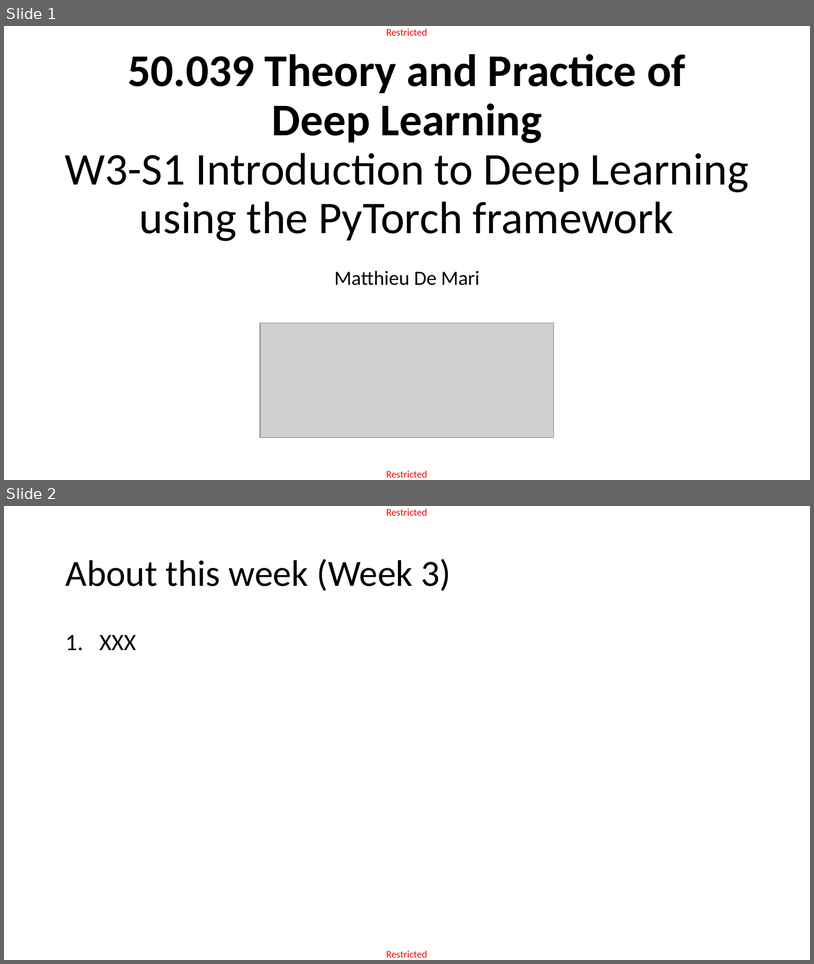
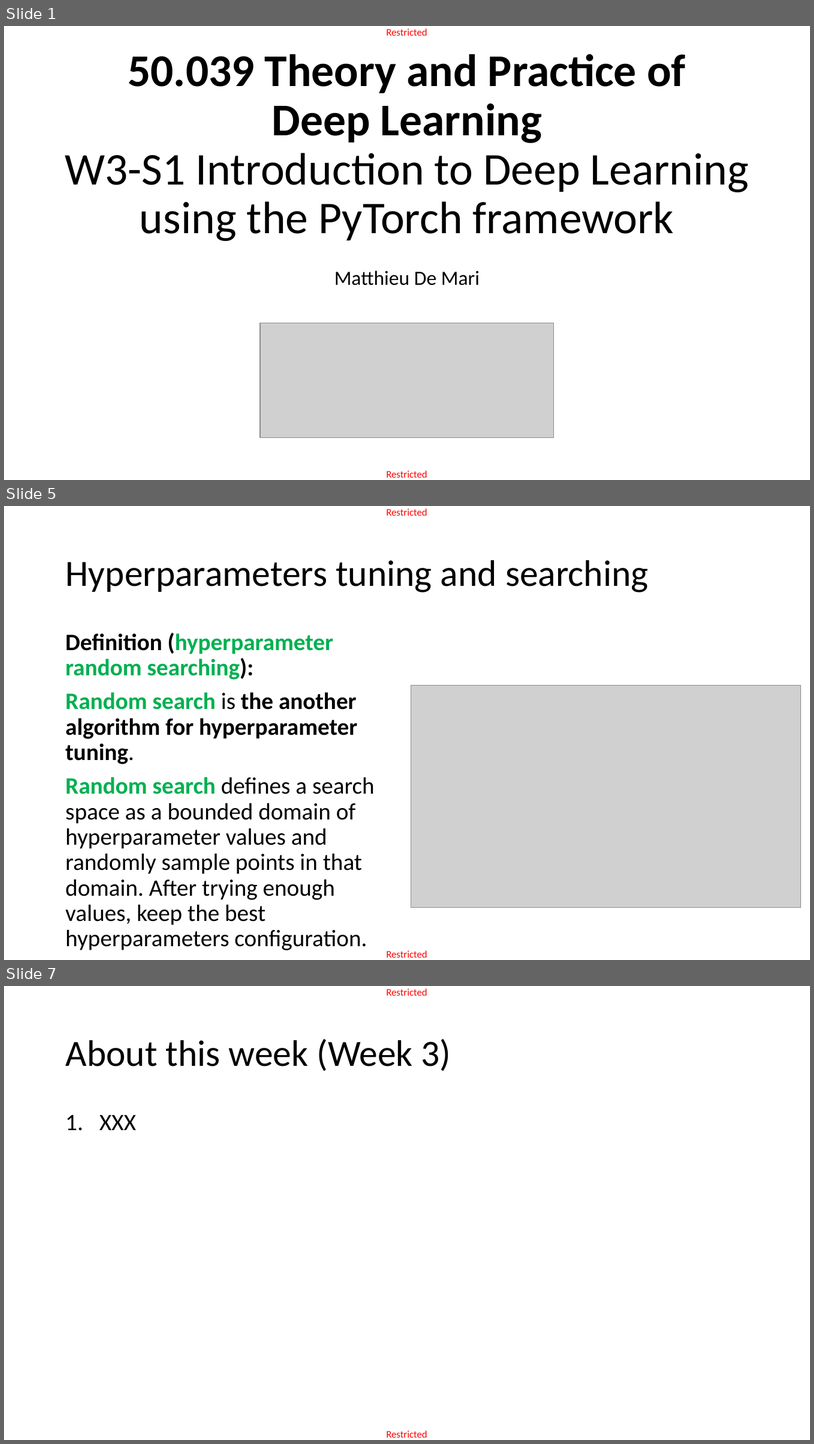
Before and after one commit to matthieudemari/SUTD_DL_50_039, a slide deck: W3/0. All/W3.pptx. Shown one above the other, each under a label of ours: slides 1 and 2 before the commit, slides 1, 5 and 7 after it; the slides between them are not shown. The pictures are 814x964 and 814x1444 pixels, drawn with LibreOffice and Linux fonts; fonts in the diff are those of the drawing; grey boxes stand for pictures. Boxes give left, top, right and bottom in pixels: in the first picture for what was removed or moved away, otherwise in the second. Text is boxed around its words. In the diff, an @@ line names an element or a change of style, - is before the commit and + after.

```diff
--- a/W3/0. All/W3.pptx
+++ b/W3/0. All/W3.pptx
@@ slide 5 added at box(4, 506, 810, 960), background #FFFFFF; not listed: 2 template elements that a slide beside it also shows @@
@@ title added at box(65, 560, 648, 592), 44 pt, text #000000 @@
+Hyperparameters tuning and searching
@@ text added at box(65, 633, 375, 950), 28 pt, text #000000 @@
+Definition (hyperparameter random searching):
+Random search is the another algorithm for hyperparameter tuning.
+Random search defines a search space as a bounded domain of hyperparameter values and randomly sample points in that domain. After trying enough values, keep the best hyperparameters configuration.
@@ picture added at box(412, 685, 801, 907) @@
@@ what was slide 2 is now slide 7 @@
```
Also in this commit, not shown: 14 other slides added, 3 slides removed, 1 other file.
